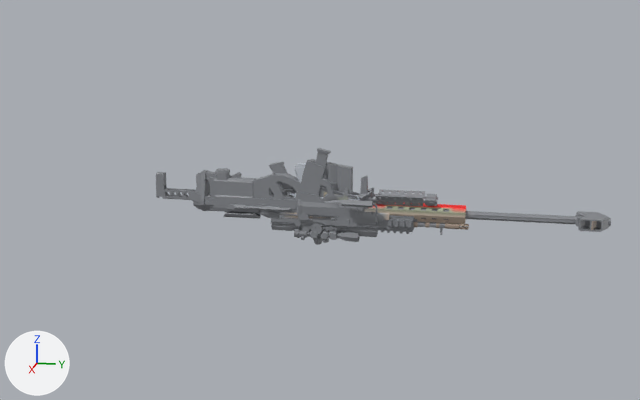
The glTF model apps/client/public/assets/v1/weapons/weapons.glb, before and after one commit.
One viewpoint serves both versions: a 50 mm lens placed at (3.78, 0.76, 0.97), pointed at (-0.02, 0.0, 0.02). The axes (+X, +Y, +Z) are drawn at lower left. The lights are the same throughout. The older version comes first. Where no turn or scale is listed for an object, it has been applied to the vertices. Vertices at exactly the same position are counted once.

Objects in the first picture: 'ak47', 'launcher', 'petal', 'smg', 'sniper', 'sunbeam' and 1 more.
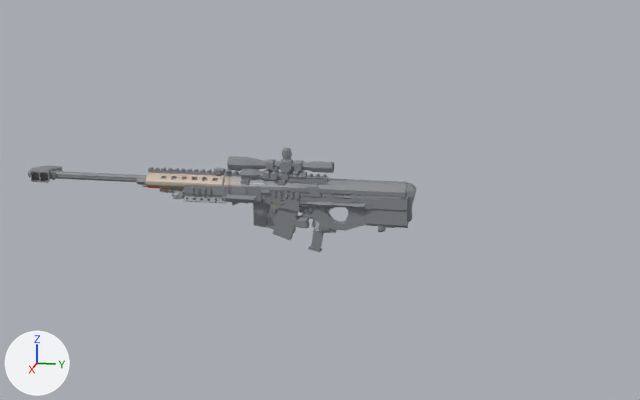
Where the change shows, as pixel boxes (x1, y1, x2, y2) in the pictures (640 x 400 px):
'launcher', moved, turned
    before: (193, 159, 611, 245)
    after: (28, 148, 416, 233)
'petal', moved, turned
    before: (214, 173, 348, 227)
    after: (271, 180, 408, 231)
'ak47', moved, turned
    before: (224, 182, 469, 243)
    after: (142, 167, 386, 233)
'sunbeam', moved, turned
    before: (209, 160, 376, 228)
    after: (225, 175, 334, 240)
'sniper', moved, turned
    before: (156, 168, 417, 222)
    after: (137, 178, 395, 231)
'smg', moved, turned
    before: (279, 148, 376, 214)
    after: (270, 179, 348, 252)

Patch to the scene script:
```diff
--- a/apps/client/public/assets/v1/weapons/weapons.glb.py
+++ b/apps/client/public/assets/v1/weapons/weapons.glb.py
@@ me_sunbeam @@
 me_sunbeam.from_pydata(...)  # 987 vertices, 1760 faces; spans x -0.036..0.036, y -0.407..0.407, z -0.148..0.148
 # used by ob_sunbeam; location = (0.0, -0.1, 0.052)
+# me_sunbeam part 1: the whole mesh is turned 180 degrees about the x axis through its middle
 me_sunbeam.materials.append(mat_defaultmaterial)
@@ me_petal @@
 me_petal.from_pydata(...)  # 780 vertices, 1502 faces; spans x -0.038..0.038, y -0.338..0.338, z -0.118..0.118
 # used by ob_petal; location = (0.0, -0.142, 0.018)
+# me_petal part 2: the whole mesh is turned 180 degrees about the x axis through its middle
 me_petal.materials.append(mat_defaultmaterial_001)
@@ me_ak47 @@
 me_ak47.from_pydata(...)  # 2307 vertices, 4405 faces; spans x -0.048..0.048, y -0.571..0.571, z -0.146..0.146
 # used by ob_ak47; location = (0.0, 0.094, -0.028)
+# me_ak47 part 3: the whole mesh is turned -180 degrees about the x axis through its middle
 me_ak47.materials.append(mat_defaultmaterial_003)
@@ me_sniper @@
 me_sniper.from_pydata(...)  # 999 vertices, 1987 faces; spans x -0.041..0.041, y -0.603..0.603, z -0.112..0.112
 # used by ob_sniper; location = (0.0, -0.161, 0.035)
+# me_sniper part 4: the whole mesh is turned -180 degrees about the x axis through its middle
 me_sniper.materials.append(mat_defaultmaterial_004)
@@ me_smg @@
 me_smg.from_pydata(...)  # 1062 vertices, 1888 faces; spans x -0.036..0.036, y -0.25..0.25, z -0.17..0.17
 # used by ob_smg; location = (0.0, 0.061, 0.084)
+# me_smg part 5: the whole mesh is turned -180 degrees about the x axis through its middle
 me_smg.materials.append(mat_defaultmaterial_005)
@@ me_launcher @@
 me_launcher.from_pydata(...)  # 2409 vertices, 4650 faces; spans x -0.09..0.09, y -0.92..0.92, z -0.19..0.19
 # used by ob_launcher; location = (0.0, 0.335, 0.006)
+# me_launcher part 6: the whole mesh is turned 180 degrees about the x axis through its middle
 me_launcher.materials.append(mat_defaultmaterial_006)
@@ ob_sunbeam @@
 ob_sunbeam = bpy.data.objects.new('sunbeam', me_sunbeam)
-ob_sunbeam.location = (0.0, -0.1, 0.052)
+ob_sunbeam.location = (0.0, -0.077, -0.022)
@@ ob_petal @@
 ob_petal = bpy.data.objects.new('petal', me_petal)
-ob_petal.location = (0.0, -0.142, 0.018)
+ob_petal.location = (0.0, 0.062, 0.003)
@@ ob_ak47 @@
 ob_ak47 = bpy.data.objects.new('ak47', me_ak47)
-ob_ak47.location = (0.0, 0.094, -0.028)
+ob_ak47.location = (0.0, -0.261, 0.016)
@@ ob_sniper @@
 ob_sniper = bpy.data.objects.new('sniper', me_sniper)
-ob_sniper.location = (0.0, -0.161, 0.035)
+ob_sniper.location = (0.0, -0.253, -0.007)
@@ ob_smg @@
 ob_smg = bpy.data.objects.new('smg', me_smg)
-ob_smg.location = (0.0, 0.061, 0.084)
+ob_smg.location = (0.0, -0.055, -0.05)
@@ ob_launcher @@
 ob_launcher = bpy.data.objects.new('launcher', me_launcher)
-ob_launcher.location = (0.0, 0.335, 0.006)
+ob_launcher.location = (0.0, -0.489, 0.054)
```
